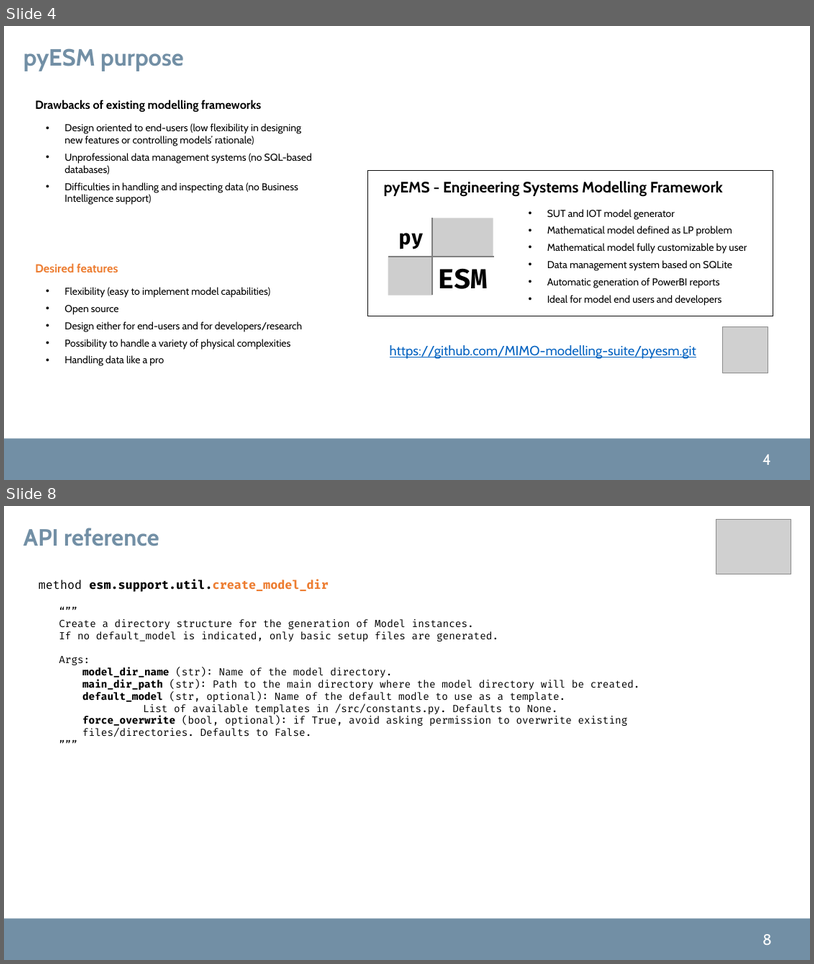
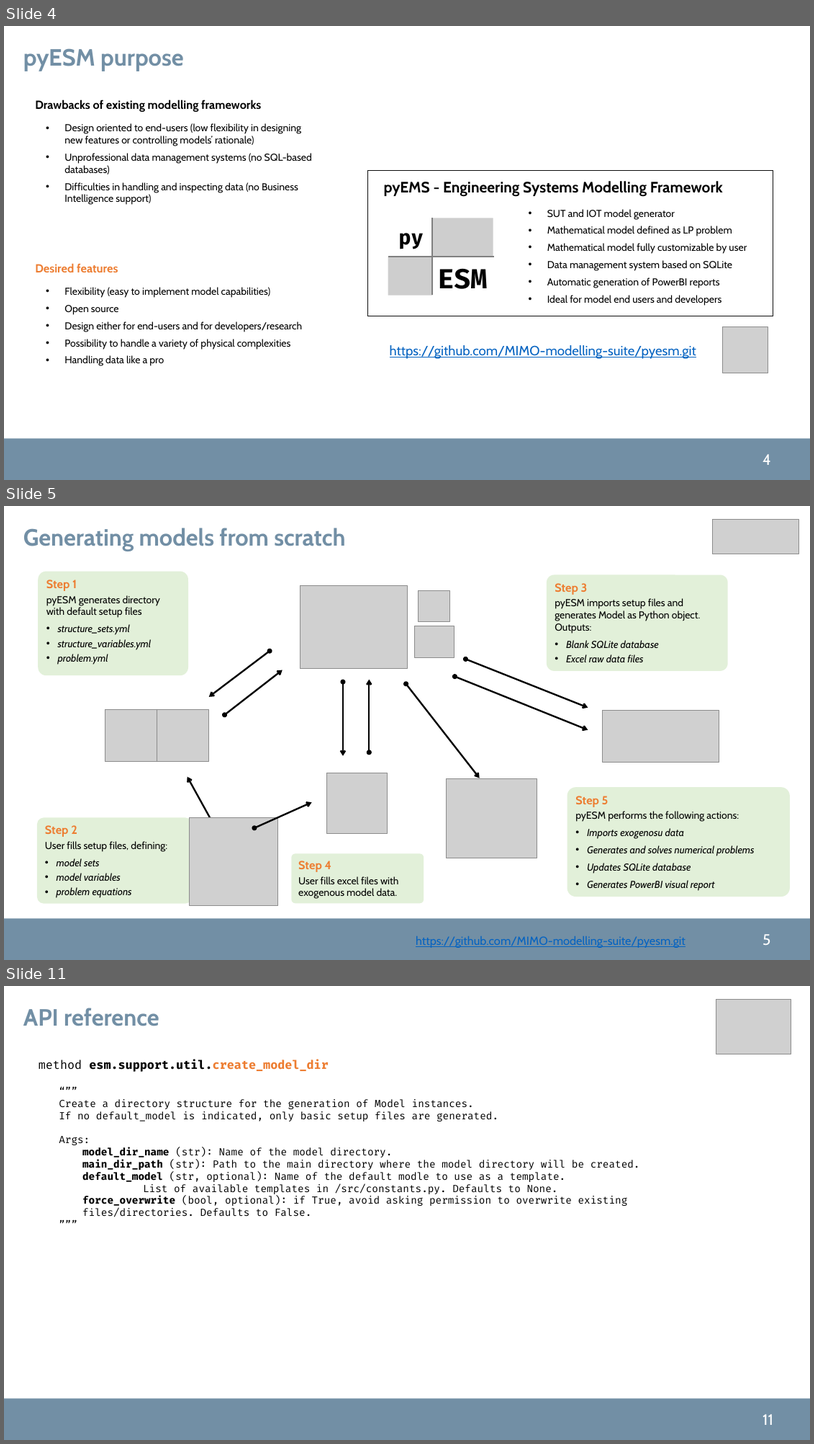
Before and after one commit to pyESM-project/pyesm, a slide deck: doc/pyesm.pptx. Shown one above the other, each under a label of ours: slides 4 and 8 before the commit, slides 4, 5 and 11 after it; the slides between them are not shown. The pictures are 814x964 and 814x1444 pixels, drawn with LibreOffice and Linux fonts; fonts in the diff are those of the drawing; grey boxes stand for pictures; background and template pictures are left out. Boxes give left, top, right and bottom in pixels: in the first picture for what was removed or moved away, otherwise in the second. Text is boxed around its words. In the diff, an @@ line names an element or a change of style, - is before the commit and + after.

```diff
--- a/doc/pyesm.pptx
+++ b/doc/pyesm.pptx
@@ slide 5 added at [4,506,810,960], background #FFFFFF; not listed: 2 template elements that a slide beside it also shows @@
@@ picture added at [713,519,800,554] @@
@@ text added at [23,528,345,551], 28 pt, text #728FA5, bold @@
+Generating models from scratch
@@ rounded rectangle added at [38,572,188,675], fill #E2F0D9, 12 pt, text #000000, italic @@
+Step 1
+pyESM generates directory with default setup files
+• structure_sets.yml
+• structure_variables.yml
+• problem.yml
@@ picture added at [301,585,407,669] @@
@@ picture added at [419,591,450,622] @@
@@ rounded rectangle added at [548,575,729,671], fill #E2F0D9, 12 pt, text #000000 @@
+Step 3
+pyESM imports setup files and generates Model as Python object. Outputs:
+• Blank SQLite database
+• Excel raw data files
@@ picture added at [415,626,455,658] @@
@@ double arrow added from (209, 697) to (270, 651), #000000 2 pt @@
@@ double arrow added from (282, 670) to (225, 715), #000000 2 pt @@
@@ double arrow added from (589, 730) to (455, 677), #000000 2 pt @@
@@ double arrow added from (589, 708) to (466, 659), #000000 2 pt @@
@@ double arrow added from (343, 756) to (343, 682), #000000 2 pt @@
@@ double arrow added from (369, 679) to (369, 752), #000000 2 pt @@
@@ double arrow added from (480, 778) to (406, 684), #000000 2 pt @@
@@ picture added at [106,709,157,762] @@
@@ picture added at [157,709,209,762] @@
@@ picture added at [603,710,720,762] @@
@@ double arrow added from (188, 777) to (216, 828), #000000 2 pt @@
@@ picture added at [327,773,388,834] @@
@@ picture added at [447,778,537,858] @@
@@ double arrow added from (312, 803) to (255, 828), #000000 2 pt @@
@@ rounded rectangle added at [568,787,790,896], fill #E2F0D9, 12 pt, text #000000, italic @@
+Step 5
+pyESM performs the following actions:
+• Imports exogenosu data
+• Generates and solves numerical problems
+• Updates SQLite database
+• Generates PowerBI visual report
@@ rounded rectangle added at [37,818,192,903], fill #E2F0D9, 12 pt, text #000000, italic @@
+Step 2
+User fills setup files, defining:
+• model sets
+• model variables
+• problem equations
@@ picture added at [190,817,278,906] @@
@@ rounded rectangle added at [291,853,424,903], fill #E2F0D9, 12 pt, text #000000 @@
+Step 4
+User fills excel files with exogenous model data.
@@ text added at [416,936,686,947], 14 pt, text #0563C1, underline @@
+https://github.com/MIMO-modelling-suite/pyesm.git
@@ what was slide 8 is now slide 11 @@
@@ page number at [763,1414,774,1424]: text changed @@
-8
+11
```
Also in this commit, not shown: 7 slides changed.
